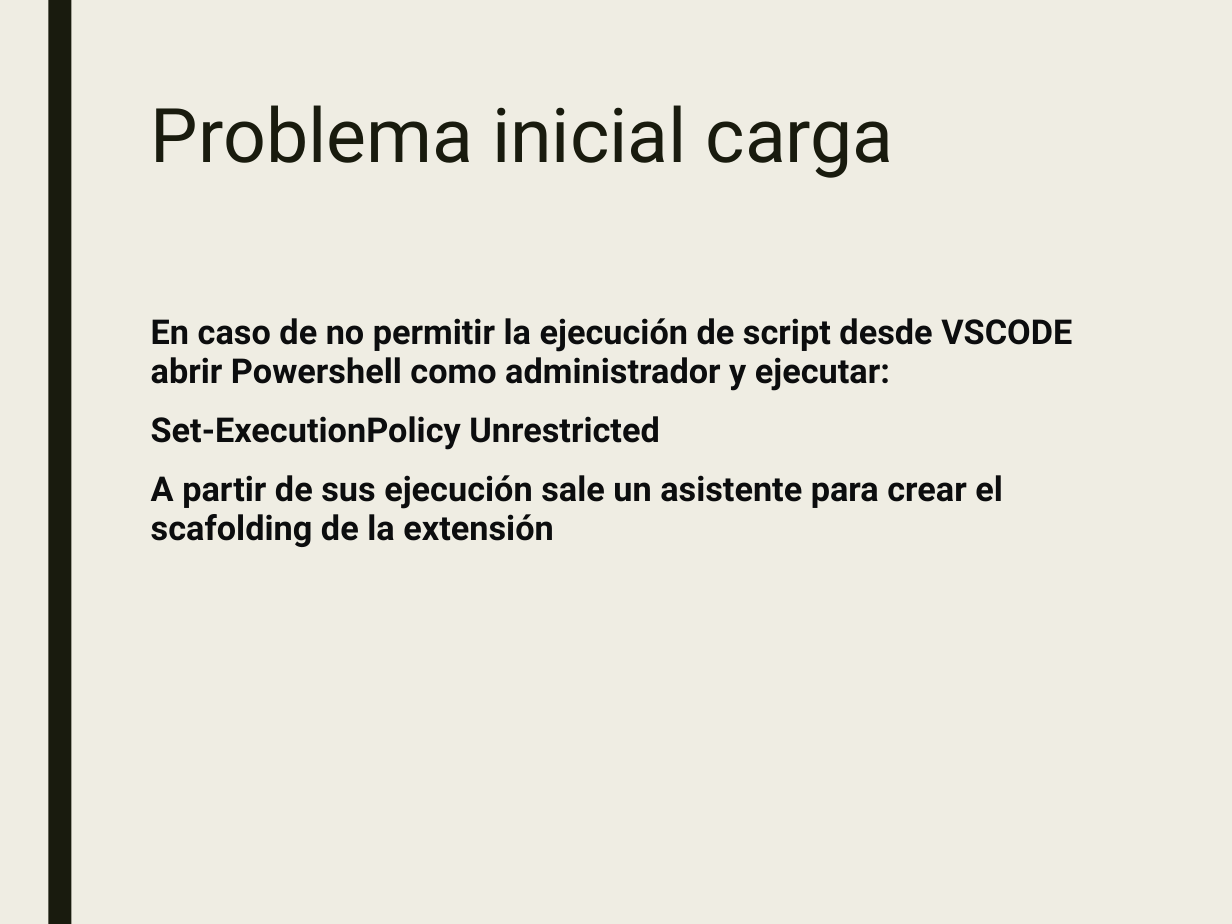
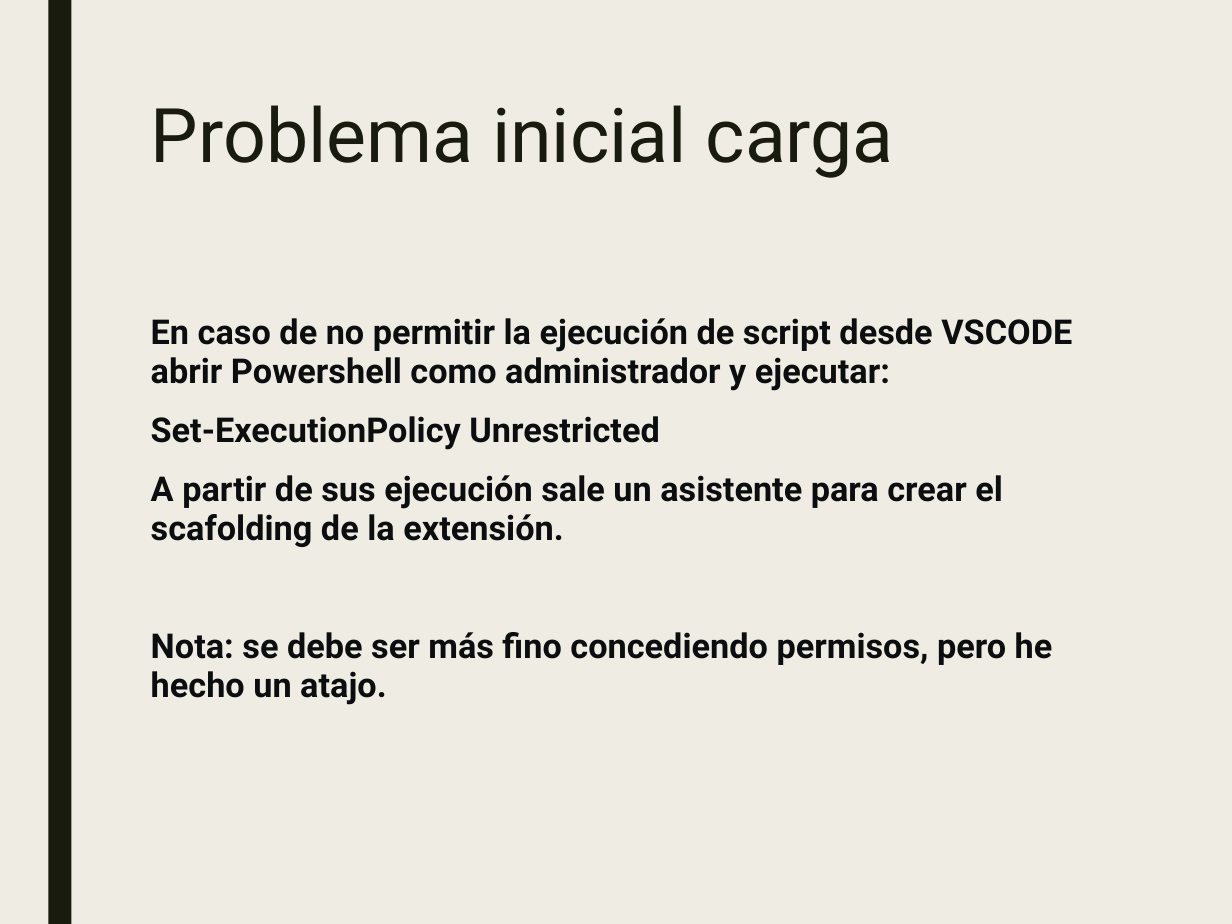
Before and after one commit to JalmarazMartn/dotnetrioja1, a slide deck: slide 11 of VSCODE Extensiones.ppt (slide 20 before the commit). Drawn at 1232x924 pixels with LibreOffice and Linux fonts; fonts in the diff are those of the drawing. Boxes give left, top, right and bottom in pixels: in the first picture for what was removed or moved away, otherwise in the second. Text is boxed around its words. In the diff, an @@ line names an element or a change of style, - is before the commit and + after.

```diff
--- a/VSCODE Extensiones.ppt
+++ b/VSCODE Extensiones.ppt
@@ text at (151,475,1053,705): text changed @@
-A partir de sus ejecución sale un asistente para crear el scafolding de la extensión
+A partir de sus ejecución sale un asistente para crear el scafolding de la extensión.
+Nota: se debe ser más fino concediendo permisos, pero he hecho un atajo.
```
Also in this commit, not shown: 4 other slides changed, 3 slides added, 2 slides removed, 1 other file.
